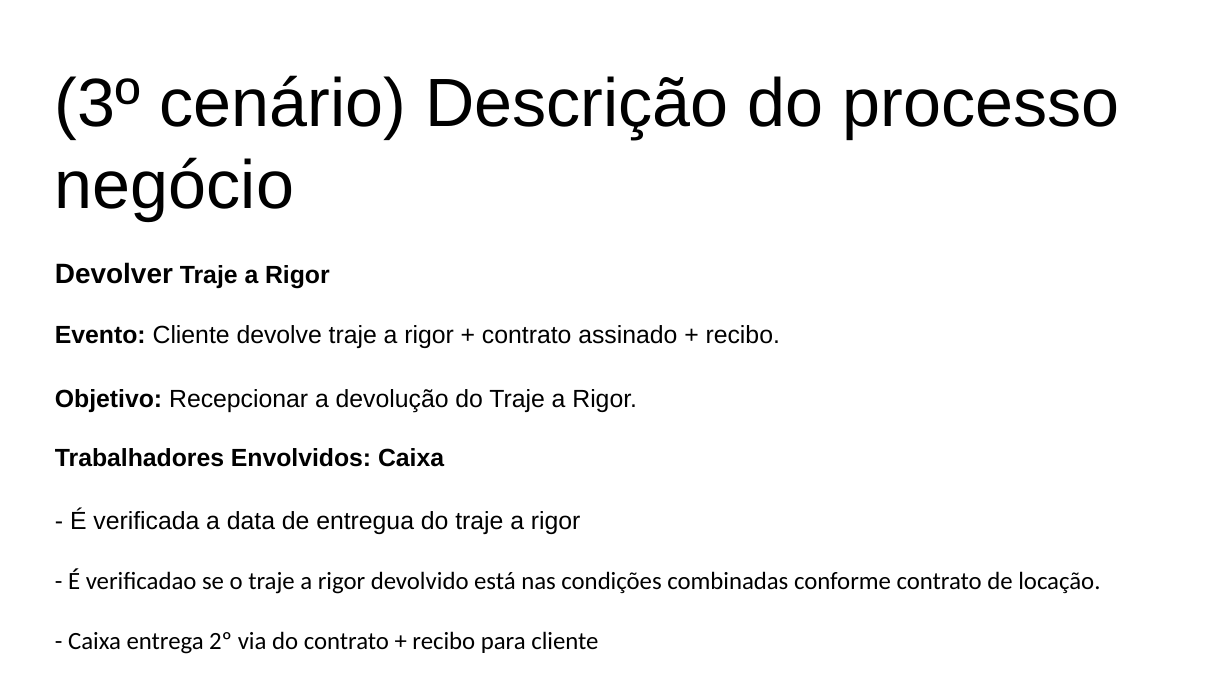
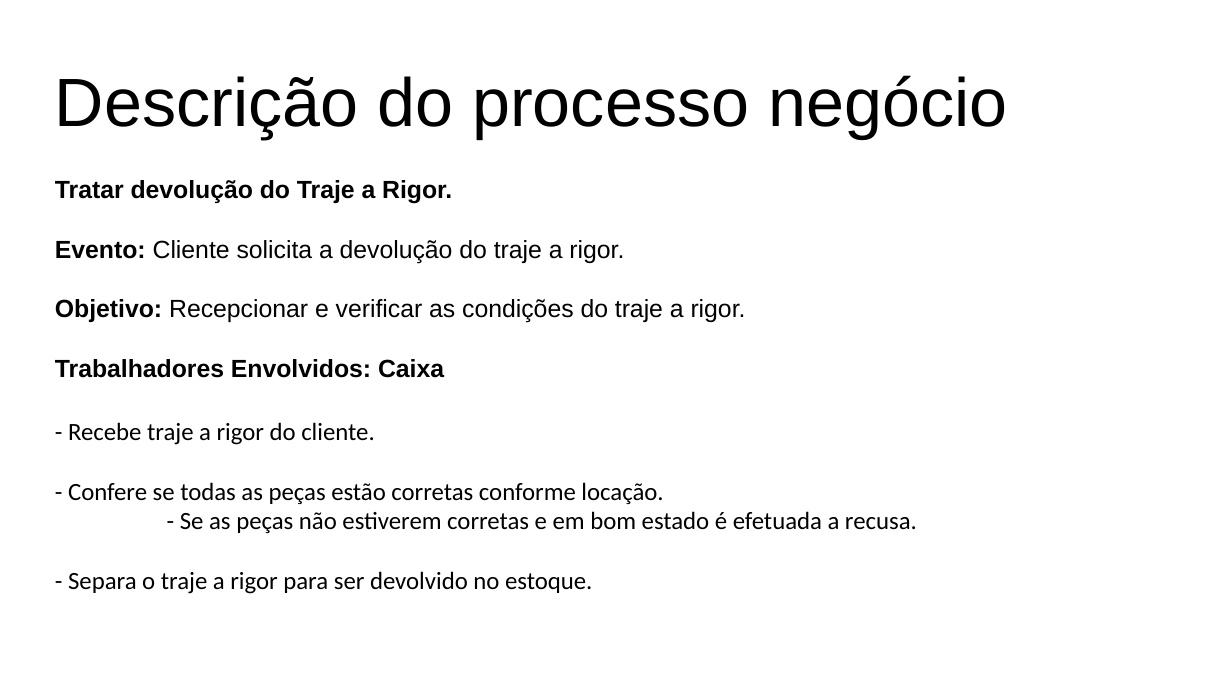
Before and after one commit to grupopenelopechavosa/OPE---Faculdade-Impacta, a slide deck: slide 8 of 18 - Descrição dos Processo de Negocio.pptx. Drawn at 1232x693 pixels with LibreOffice and Linux fonts; fonts in the diff are those of the drawing. Boxes give left, top, right and bottom in pixels: in the first picture for what was removed or moved away, otherwise in the second. Text is boxed around its words. In the diff, an @@ line names an element or a change of style, - is before the commit and + after.

```diff
--- a/18 - Descrição dos Processo de Negocio.pptx
+++ b/18 - Descrição dos Processo de Negocio.pptx
@@ text at bbox=[55, 75, 1007, 594]: text changed @@
-(3º cenário) Descrição do processo negócio
-Devolver Traje a Rigor
-Evento: Cliente devolve traje a rigor + contrato assinado + recibo.
-Objetivo: Recepcionar a devolução do Traje a Rigor.
-Trabalhadores Envolvidos: Caixa
-- É verificada a data de entregua do traje a rigor
-- É verificadao se o traje a rigor devolvido está nas condições combinadas conforme contrato de locação.
-- Caixa entrega 2º via do contrato + recibo para cliente
+Descrição do processo negócio
+Tratar devolução do Traje a Rigor.
+Evento: Cliente solicita a devolução do traje a rigor.
+Objetivo: Recepcionar e verificar as condições do traje a rigor.
+Trabalhadores Envolvidos: Caixa
+- Recebe traje a rigor do cliente.
+- Confere se todas as peças estão corretas conforme locação.
+- Se as peças não estiverem corretas e em bom estado é efetuada a recusa.
+- Separa o traje a rigor para ser devolvido no estoque.
```
Also in this commit, not shown: 4 other slides changed, 9 other files.
